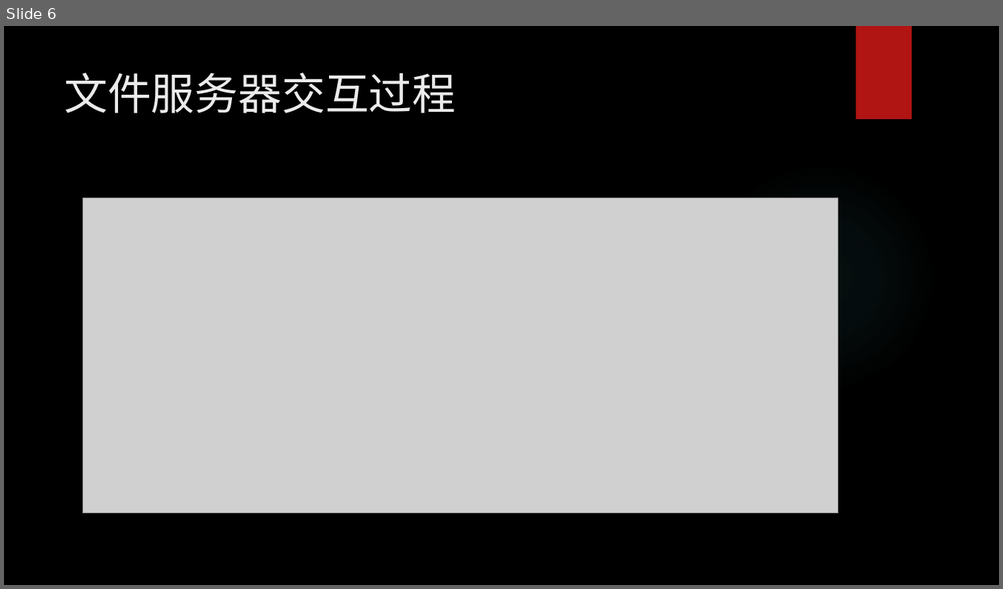
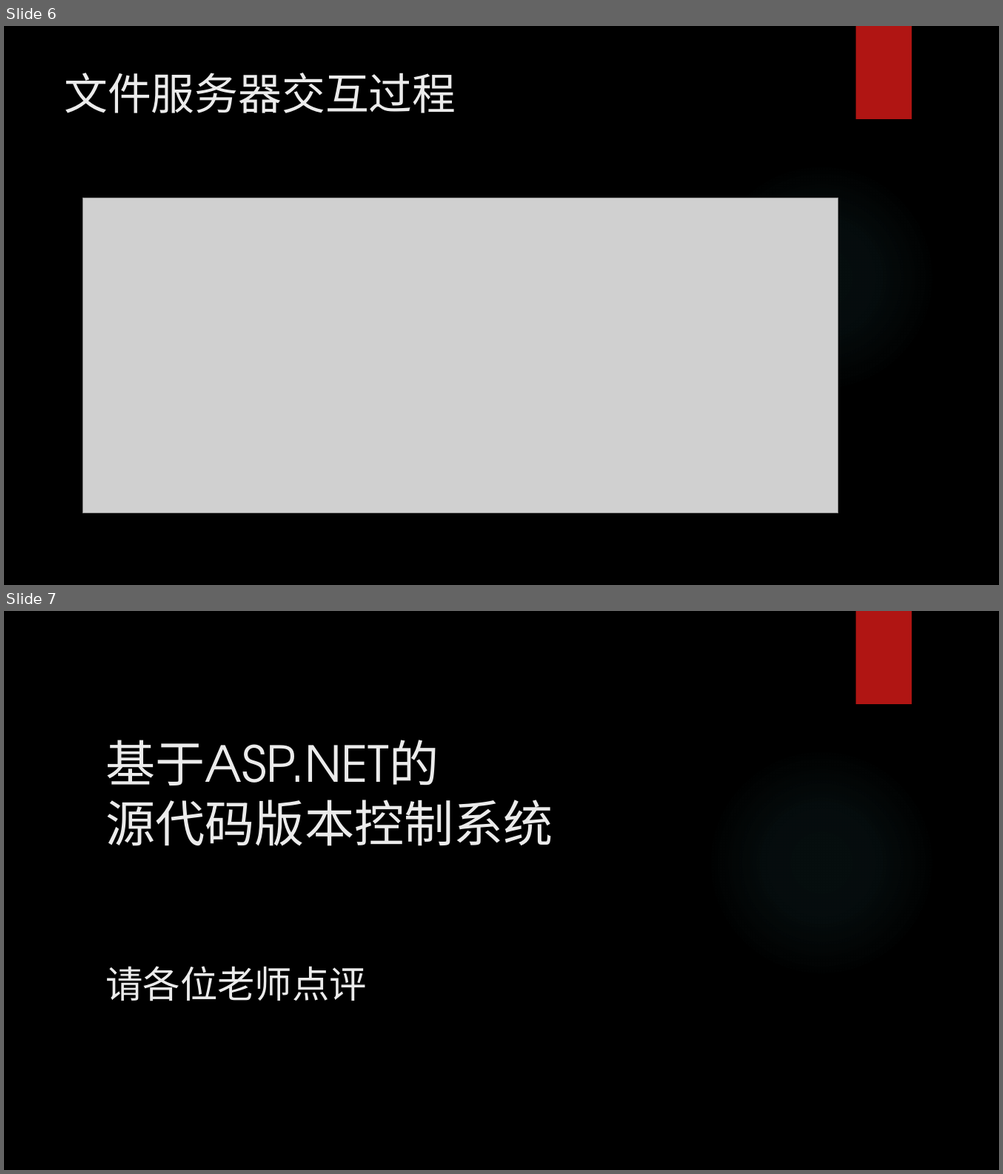
Before and after one commit to nemoofnemo/VersionControl, a slide deck: ppt.pptx. Shown one above the other, each under a label of ours: slide 6 before the commit, slides 6 and 7 after it. The pictures are 1003x589 and 1003x1174 pixels, drawn with LibreOffice and Linux fonts; fonts in the diff are those of the drawing; grey boxes stand for pictures; background and template pictures are left out. Boxes give left, top, right and bottom in pixels: in the first picture for what was removed or moved away, otherwise in the second. Text is boxed around its words. In the diff, an @@ line names an element or a change of style, - is before the commit and + after.

```diff
--- a/ppt.pptx
+++ b/ppt.pptx
@@ slide 7 added at [4, 611, 999, 1170], background picture (left out); not listed: 2 template elements that a slide beside it also shows @@
@@ text added at [105, 740, 553, 846], 48 pt, text #EBEBEB @@
+基于ASP.NET的
+源代码版本控制系统
@@ title added at [105, 966, 367, 1002], 36 pt, text #EBEBEB @@
+请各位老师点评
```
Also in this commit, not shown: 2 slides changed, 2 other files.
